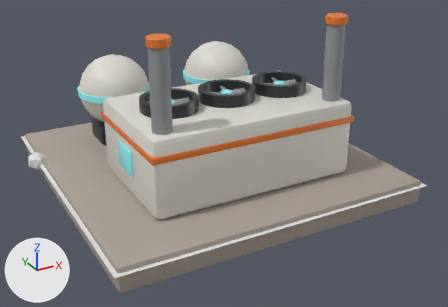
The Blender file res/models/placement/oxygen/oxygen_generator_2x2.blend, before and after one commit.
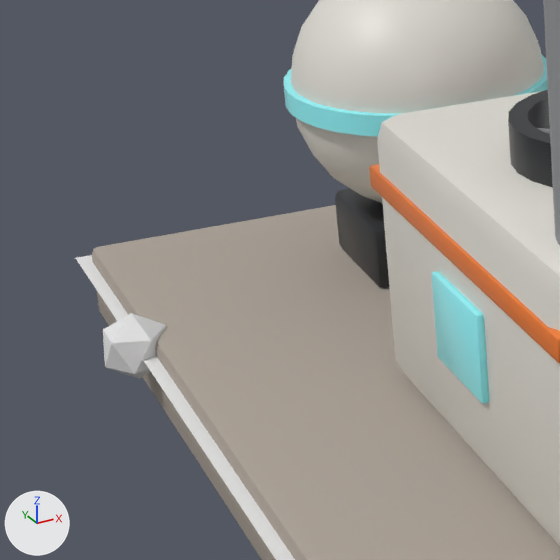
Each version appears first whole from a 50 mm camera at (-3.45, -6.75, 3.4) aimed at (0.05, -0.39, 0.22), and next in a close-up on the part from 0% to 34% of the width and 22% to 71% of the height. Arrows for +X, +Y and +Z are at lower left; the lights stay in place. The last two pictures show the newer version.

The first close-up shows '%P%AnchorOut', '%P%Footprint', 'OxygenGenerator'.
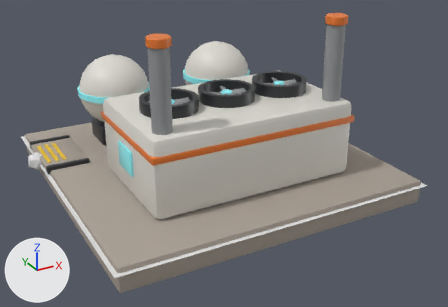
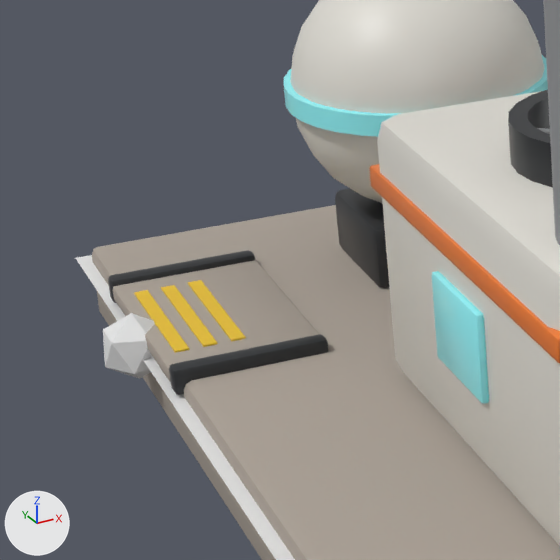
Edits to the bpy script that builds the scene:
```text
Add mat_hazard_yellow:
    mat_hazard_yellow = principled_material('Hazard_Yellow')
    mat_hazard_yellow.base_color = (0.85, 0.55, 0.02)  # yellow #edc427
Add me_v_anchorout:
    me_v_anchorout.from_pydata(...)  # 192 vertices, 180 faces; spans x -1.98..-1.43, y 0.51..1.49, z 0.01..0.11
    me_v_anchorout.polygons.foreach_set('use_smooth', [True] * 180)
    # faces by material slot: [54, 108, 18]
    me_v_anchorout.materials.append(mat_concrete)  # grey #aaa095
    me_v_anchorout.materials.append(mat_frame_graphite)  # dark grey #35373a
    me_v_anchorout.materials.append(mat_hazard_yellow)  # yellow #edc427
Add ob_v_anchorout:
    ob_v_anchorout = bpy.data.objects.new('%V%AnchorOut+', me_v_anchorout)
    ob_v_anchorout.location = (0.0, 0.0, 0.0)
```

Pixel boxes (x1, y1, x2, y2) of what changed, in the close-ups (560 x 560 px):
'%V%AnchorOut+', added
    after: (108, 250, 329, 395)
    faces in mat_concrete (grey #aaa095): (113, 260, 318, 382)
    faces in mat_frame_graphite (dark grey #35373a): (108, 250, 329, 395)
    faces in mat_hazard_yellow (yellow #edc427): (134, 280, 246, 353)
